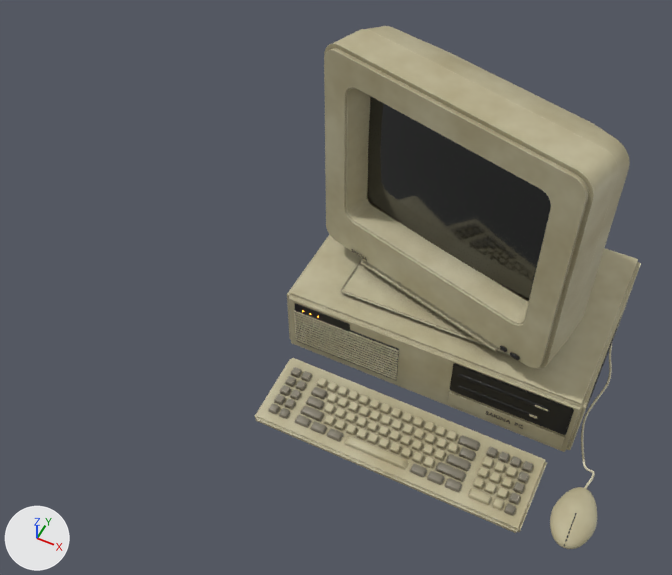
Two versions of the Blender file components/retro_pc/export/retro_pc_source.blend, one commit apart.
One viewpoint serves both versions: a camera (50 mm lens) standing at (0.24, -0.756, 1.119) and looking at (-0.142, 0.008, 0.164). Every picture has the same lights, and +X, +Y and +Z are marked at lower left. The picture after the commit comes second.

The older version as bpy lines, for what is in view:
```python
me_pc_case = bpy.data.meshes.new('PC_Case')
me_pc_case.from_pydata(...)  # 360 vertices, 388 faces; spans x -0.22..0.22, y -0.002..0.3, z 0.004..0.119
me_pc_case.polygons.foreach_set('use_smooth', [True] * 388)
me_pc_case.materials.append(mat_pc_beige)
me_pc_keyboard = bpy.data.meshes.new('PC_Keyboard')
me_pc_keyboard.from_pydata(...)  # 48 vertices, 50 faces; spans x -0.198..0.198, y -0.143..-0.029, z 0.001..0.023
me_pc_keyboard.polygons.foreach_set('use_smooth', [True] * 50)
me_pc_keyboard.materials.append(mat_pc_beige)
me_pc_keyscream = bpy.data.meshes.new('PC_KeysCream')
me_pc_keyscream.from_pydata(...)  # 1392 vertices, 1508 faces; spans x -0.141..0.166, y -0.126..-0.046, z 0.013..0.027
me_pc_keyscream.polygons.foreach_set('use_smooth', [True] * 1508)
me_pc_keyscream.materials.append(mat_pc_beige)
me_pc_keysdark = bpy.data.meshes.new('PC_KeysDark')
me_pc_keysdark.from_pydata(...)  # 744 vertices, 806 faces; spans x -0.183..0.183, y -0.126..-0.046, z 0.013..0.027
me_pc_keysdark.polygons.foreach_set('use_smooth', [True] * 806)
me_pc_keysdark.materials.append(mat_pc_keydark)
ob_pc_case = bpy.data.objects.new('PC_Case', me_pc_case)
ob_pc_case.location = (0.0, 0.0, 0.0)
ob_pc_keyboard = bpy.data.objects.new('PC_Keyboard', me_pc_keyboard)
ob_pc_keyboard.location = (0.0, 0.0, 0.0)
ob_pc_keyscream = bpy.data.objects.new('PC_KeysCream', me_pc_keyscream)
ob_pc_keyscream.location = (0.0, 0.0, 0.0)
ob_pc_keysdark = bpy.data.objects.new('PC_KeysDark', me_pc_keysdark)
ob_pc_keysdark.location = (0.0, 0.0, 0.0)
# also in view: 'PC_StandFoot' at (0.0, 0.15, 0.123); 'PC_Screen' at (-0.017, 0.089, 0.323); 'PC_Detail' at (0.124, -0.002, 0.056); 'PC_Dark' at (0.008, 0.097, 0.066); 'PC_Mouse' at (0.255, -0.085, 0.009)
```
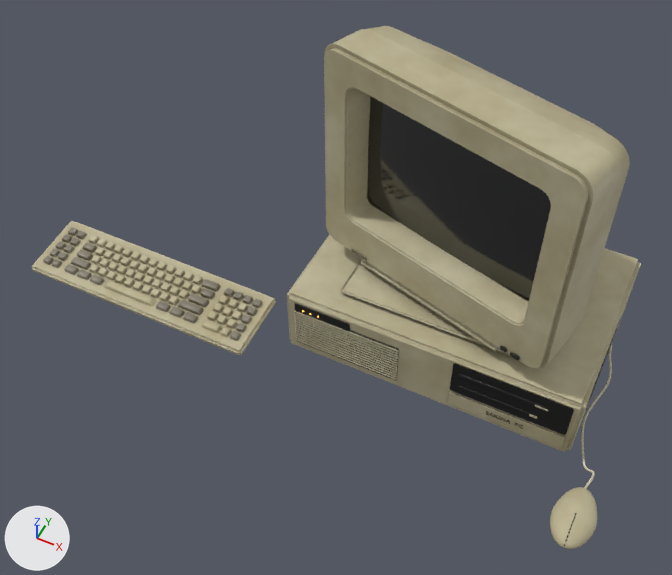
Location of each change, (x1, y1, x2, y2) in pixels of the pictures (672 x 575 px):
'PC_Keyboard', moved
    before: (255, 358, 547, 533)
    after: (31, 221, 276, 355)
'PC_KeysCream', moved
    before: (316, 378, 517, 510)
    after: (89, 235, 248, 337)
'PC_KeysDark', moved
    before: (268, 367, 533, 516)
    after: (43, 227, 262, 341)

The change, as a list of edits to the scene's bpy script:
```text
Change me_pc_keyboard:
    used by ob_pc_keyboard; location = (0.0, 0.0, 0.0)
    remove me_pc_keyboard.from_pydata(...)  # 48 vertices, 50 faces; spans x -0.198..0.198, y -0.143..-0.029, z 0.001..0.023
    add me_pc_keyboard.from_pydata(...)  # 48 vertices, 50 faces; spans x -0.668..-0.272, y -0.053..0.061, z 0.001..0.023
    me_pc_keyboard part 1: the whole mesh is moved by (-0.47, 0.09, 0.0)
Change me_pc_keyscream:
    used by ob_pc_keyscream; location = (0.0, 0.0, 0.0)
    remove me_pc_keyscream.from_pydata(...)  # 1392 vertices, 1508 faces; spans x -0.141..0.166, y -0.126..-0.046, z 0.013..0.027
    add me_pc_keyscream.from_pydata(...)  # 1392 vertices, 1508 faces; spans x -0.611..-0.304, y -0.036..0.044, z 0.013..0.027
    me_pc_keyscream part 2: the whole mesh is moved by (-0.47, 0.09, 0.0)
Change me_pc_keysdark:
    used by ob_pc_keysdark; location = (0.0, 0.0, 0.0)
    remove me_pc_keysdark.from_pydata(...)  # 744 vertices, 806 faces; spans x -0.183..0.183, y -0.126..-0.046, z 0.013..0.027
    add me_pc_keysdark.from_pydata(...)  # 744 vertices, 806 faces; spans x -0.653..-0.287, y -0.036..0.044, z 0.013..0.027
    me_pc_keysdark part 3: the whole mesh is moved by (-0.47, 0.09, 0.0)
```
